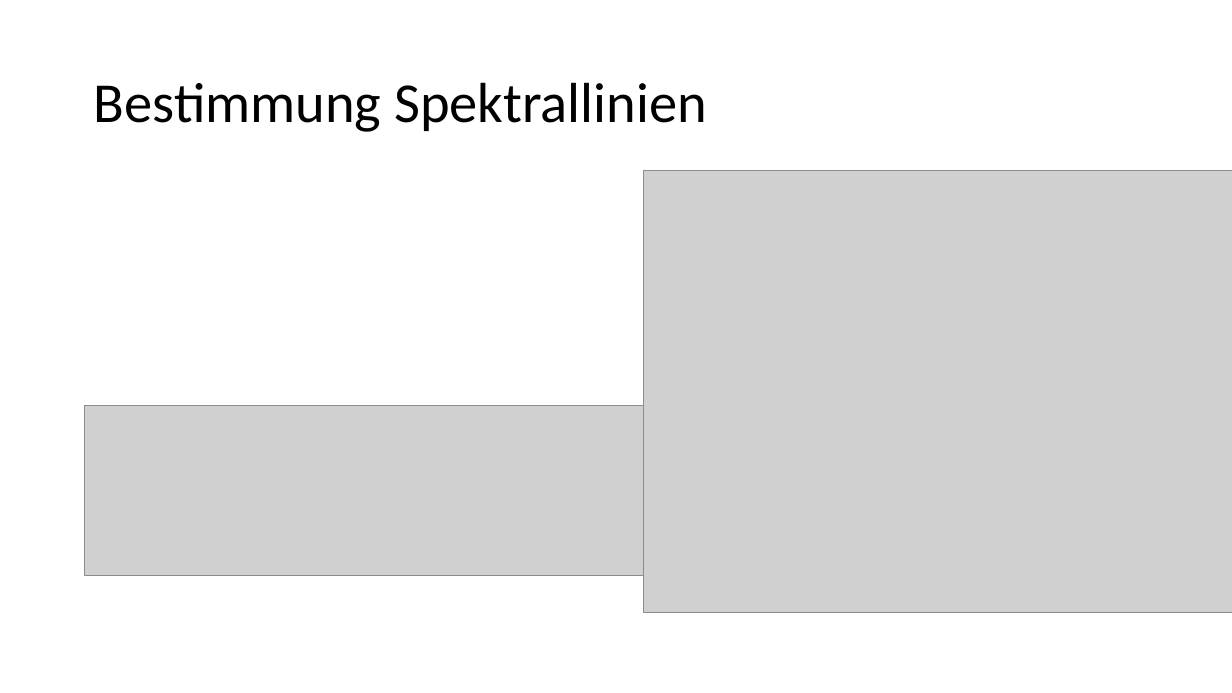
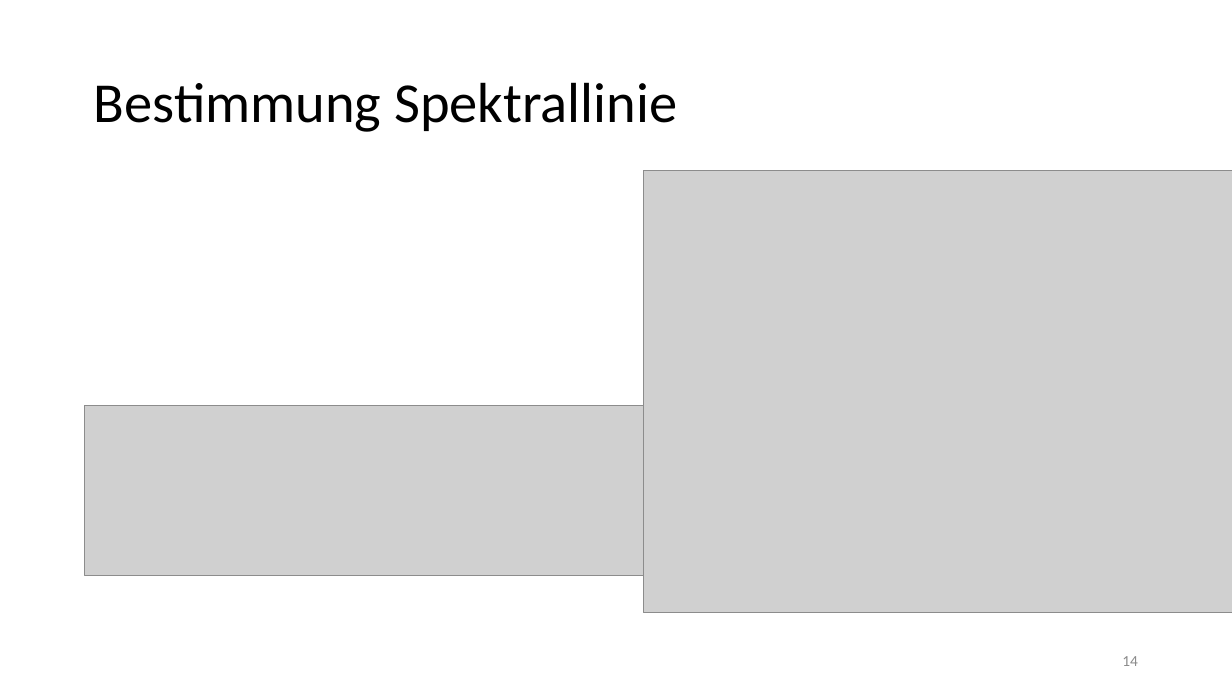
Before and after one commit to thewhitecat/grundpraktikum1, a slide deck: slide 14 of grundpraktikum2/Optik 1/Optik I.pptx. Drawn at 1232x693 pixels with LibreOffice and Linux fonts; fonts in the diff are those of the drawing; grey boxes stand for pictures. Boxes give left, top, right and bottom in pixels: in the first picture for what was removed or moved away, otherwise in the second. Text is boxed around its words. In the diff, an @@ line names an element or a change of style, - is before the commit and + after.

```diff
--- a/grundpraktikum2/Optik 1/Optik I.pptx
+++ b/grundpraktikum2/Optik 1/Optik I.pptx
@@ title at [94, 82, 677, 132]: text changed @@
-Bestimmung Spektrallinien
+Bestimmung Spektrallinie
@@ page number added at [1122, 656, 1138, 666], 12 pt, text #8C8C8C @@
+14
```
Also in this commit, not shown: 12 other slides changed, 2 slides added, 2 slides removed.
